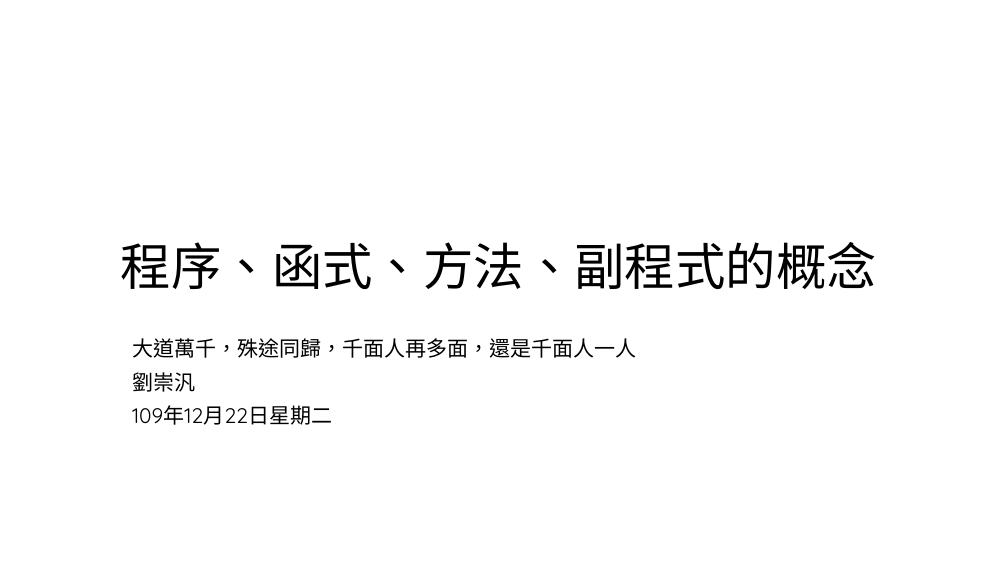
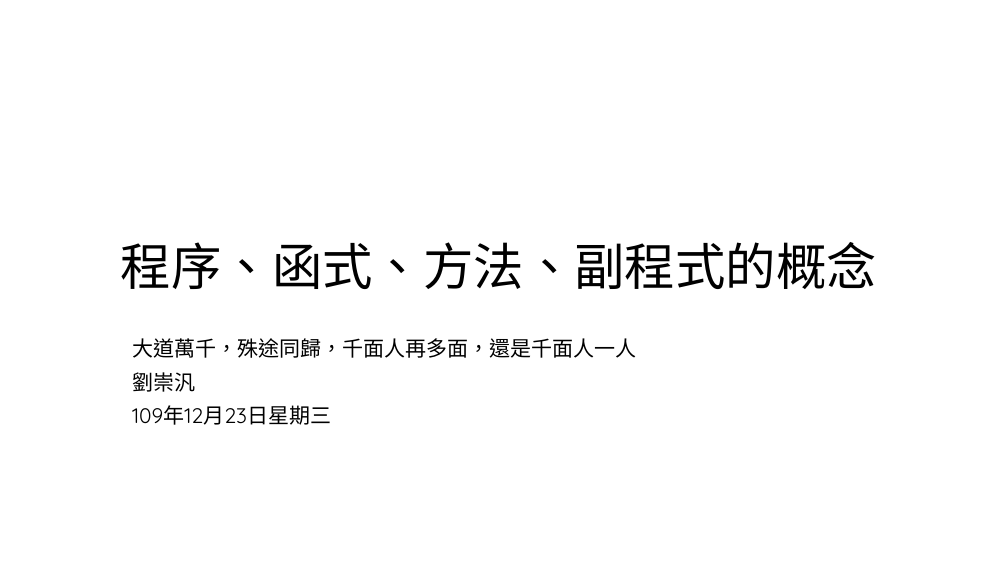
Before and after one commit to liulawsi/My_PPTs, a slide deck: slide 12 of CHING JIAN/AppInventor/04_擲骰子聖手.pptx. Drawn at 1008x567 pixels with LibreOffice and Linux fonts; fonts in the diff are those of the drawing; background and template pictures are left out. Boxes give left, top, right and bottom in pixels: in the first picture for what was removed or moved away, otherwise in the second. Text is boxed around its words. In the diff, an @@ line names an element or a change of style, - is before the commit and + after.

```diff
--- a/CHING JIAN/AppInventor/04_擲骰子聖手.pptx
+++ b/CHING JIAN/AppInventor/04_擲骰子聖手.pptx
@@ subtitle at box(132, 405, 331, 425): text changed @@
-109年12月22日星期二
+109年12月23日星期三
```
Also in this commit, not shown: 1 other slide changed, 2 other files.
